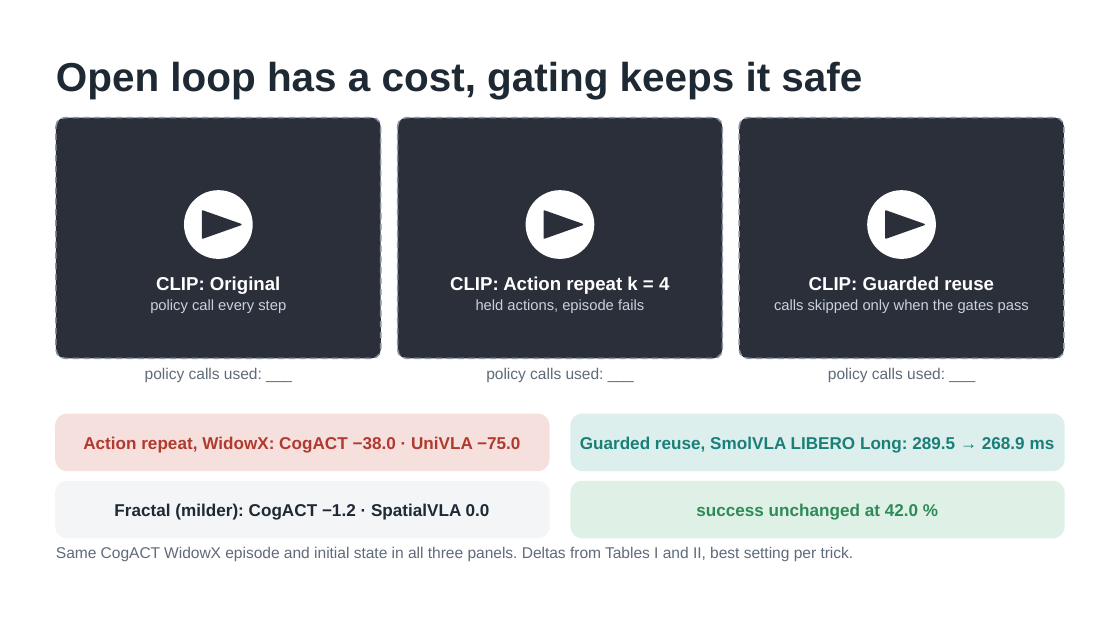
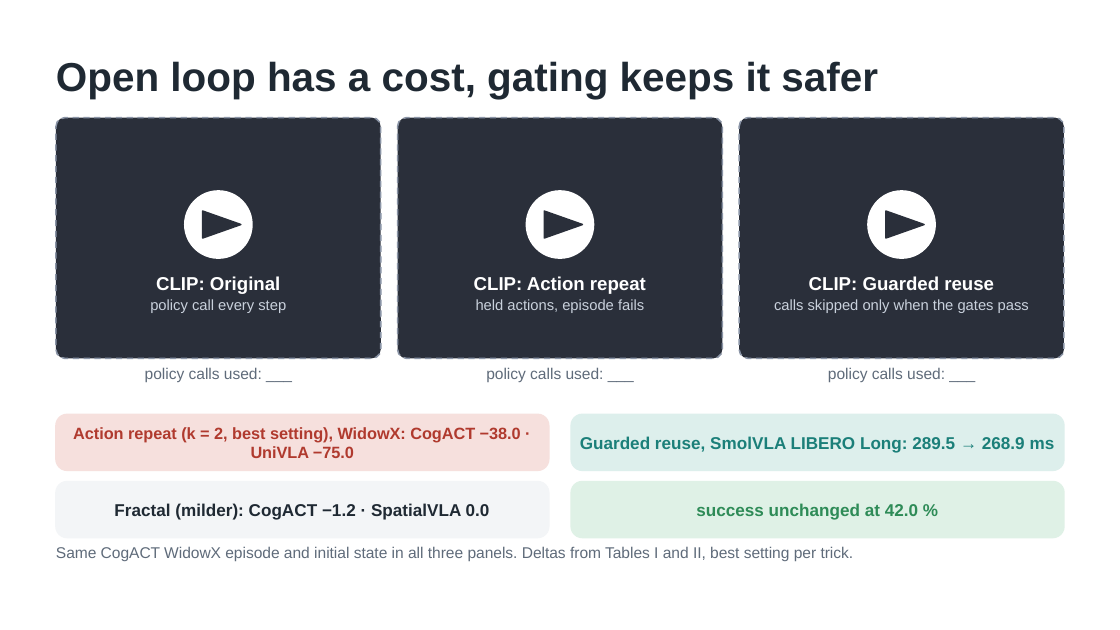
Before and after one commit to trillion-boy/BiVLA, a slide deck: slide 12 of experiments/paper/video/ICRA27_video_v2.pptx. Drawn at 1120x630 pixels with LibreOffice and Linux fonts; fonts in the diff are those of the drawing. Boxes give left, top, right and bottom in pixels: in the first picture for what was removed or moved away, otherwise in the second. Text is boxed around its words. In the diff, an @@ line names an element or a change of style, - is before the commit and + after.

```diff
--- a/experiments/paper/video/ICRA27_video_v2.pptx
+++ b/experiments/paper/video/ICRA27_video_v2.pptx
@@ text at (x1=56, y1=61, x2=878, y2=99): text changed @@
-Open loop has a cost, gating keeps it safe
+Open loop has a cost, gating keeps it safer
@@ text at (x1=474, y1=276, x2=646, y2=294): text changed @@
-CLIP: Action repeat k = 4
+CLIP: Action repeat
@@ text at (x1=73, y1=427, x2=521, y2=458): text changed; size 11 to 10.5 pt @@
-Action repeat, WidowX: CogACT −38.0 · UniVLA −75.0
+Action repeat (k = 2, best setting), WidowX: CogACT −38.0 · UniVLA −75.0
```
Also in this commit, not shown: 8 other slides changed, 11 other files.
